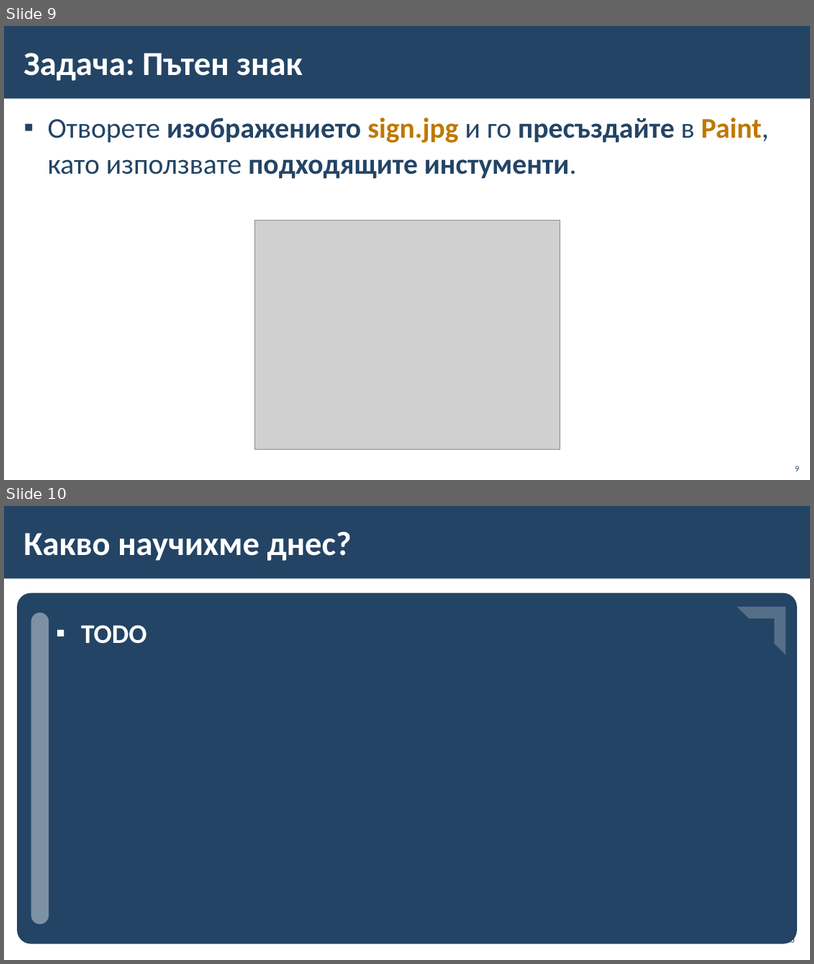
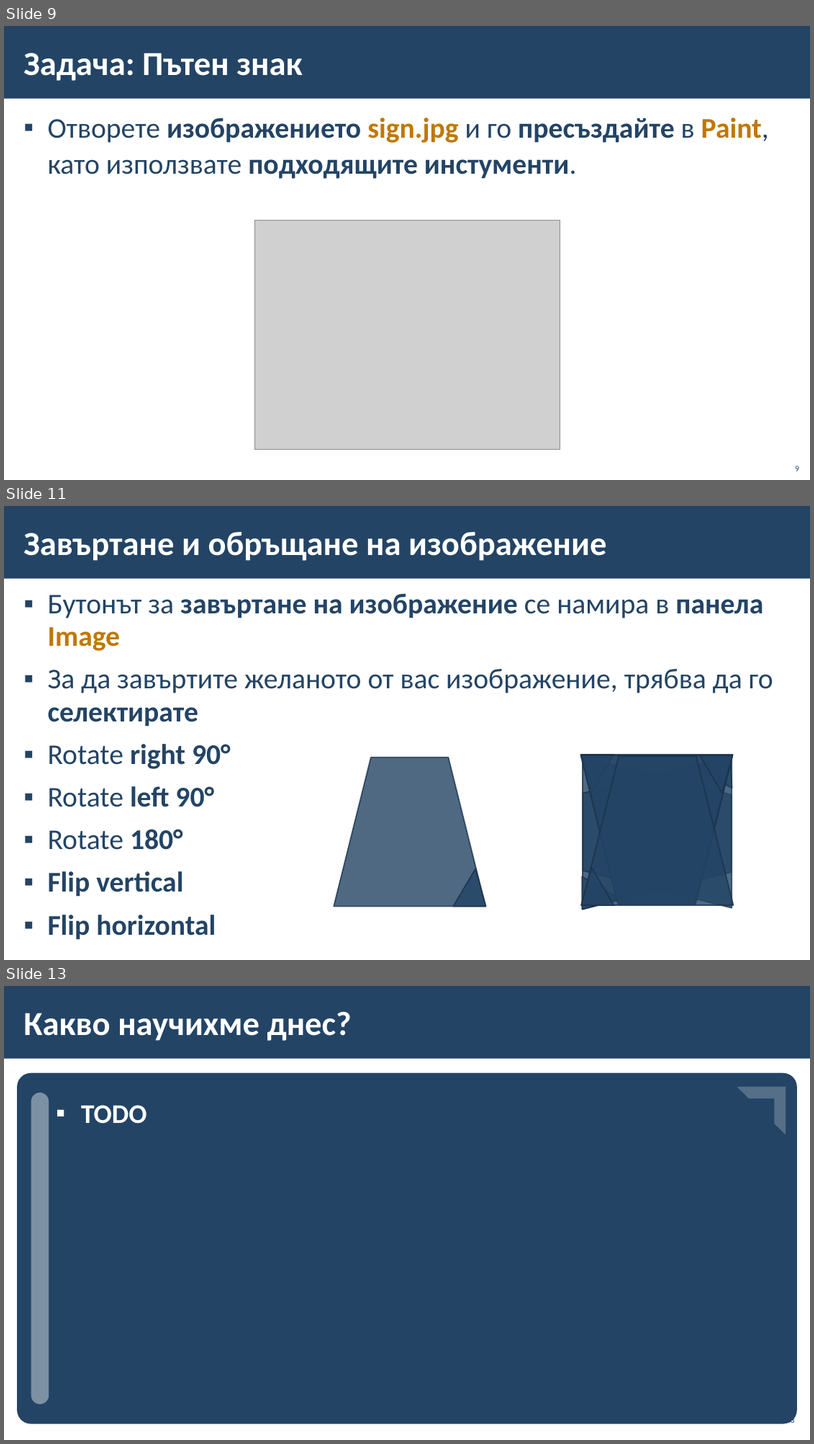
Before and after one commit to BG-IT-Edu/School-Programming, a slide deck: Courses/Computer-Modeling-and-IT/Computer-Modeling-and-IT-5-Class/14-Insert-Text-Into-a-Graphic-Image/14-Insert-Text-Into-a-Graphic-Image.pptx. Shown one above the other, each under a label of ours: slides 9 and 10 before the commit, slides 9, 11 and 13 after it; the slides between them are not shown. The pictures are 814x964 and 814x1444 pixels, drawn with LibreOffice and Linux fonts; fonts in the diff are those of the drawing; grey boxes stand for pictures; background and template pictures are left out. Boxes give left, top, right and bottom in pixels: in the first picture for what was removed or moved away, otherwise in the second. Text is boxed around its words. In the diff, an @@ line names an element or a change of style, - is before the commit and + after.

```diff
--- a/Courses/Computer-Modeling-and-IT/Computer-Modeling-and-IT-5-Class/14-Insert-Text-Into-a-Graphic-Image/14-Insert-Text-Into-a-Graphic-Image.pptx
+++ b/Courses/Computer-Modeling-and-IT/Computer-Modeling-and-IT-5-Class/14-Insert-Text-Into-a-Graphic-Image/14-Insert-Text-Into-a-Graphic-Image.pptx
@@ slide 11 added at (x1=4, y1=506, x2=810, y2=960), background #FFFFFF; not listed: 1 template element that a slide beside it also shows @@
@@ title added at (x1=23, y1=532, x2=607, y2=561), 40 pt, text #FFFFFF, bold @@
+Завъртане и обръщане на изображение
@@ text added at (x1=48, y1=593, x2=774, y2=939), 34 pt, text #234465, bold @@
+▪ Бутонът за завъртане на изображение се намира в панела Image
+▪ За да завъртите желаното от вас изображение, трябва да го селектирате
+▪ Rotate right 90°
+▪ Rotate left 90°
+▪ Rotate 180°
+▪ Flip vertical
+▪ Flip horizontal
@@ trapezoid added at (x1=334, y1=757, x2=486, y2=906), fill #234465 at 80% opacity, outline #1A334C 1.5 pt @@
@@ trapezoid added at (x1=581, y1=754, x2=733, y2=903), fill #234465 at 80% opacity, outline #1A334C 1.5 pt @@
@@ triangle added at (x1=581, y1=754, x2=615, y2=792), fill #234465 at 80% opacity, outline #1A334C 1.5 pt @@
@@ trapezoid added at (x1=581, y1=755, x2=733, y2=904), fill #234465 at 80% opacity, outline #1A334C 1.5 pt @@
@@ trapezoid added at (x1=582, y1=756, x2=734, y2=905), fill #234465 at 80% opacity, outline #1A334C 1.5 pt @@
@@ trapezoid added at (x1=584, y1=757, x2=732, y2=909), fill #234465 at 80% opacity, outline #1A334C 1.5 pt @@
@@ trapezoid added at (x1=584, y1=756, x2=732, y2=907), fill #234465 at 80% opacity, outline #1A334C 1.5 pt @@
@@ triangle added at (x1=694, y1=755, x2=733, y2=790), fill #234465 at 80% opacity, outline #1A334C 1.5 pt @@
@@ triangle added at (x1=700, y1=755, x2=733, y2=793), fill #234465 at 80% opacity, outline #1A334C 1.5 pt @@
@@ triangle added at (x1=453, y1=868, x2=486, y2=906), fill #234465 at 80% opacity, outline #1A334C 1.5 pt @@
@@ triangle added at (x1=581, y1=867, x2=615, y2=905), fill #234465 at 80% opacity, outline #1A334C 1.5 pt @@
@@ triangle added at (x1=582, y1=876, x2=620, y2=909), fill #234465 at 80% opacity, outline #1A334C 1.5 pt @@
@@ what was slide 10 is now slide 13 @@
```
Also in this commit, not shown: 1 slide changed, 2 other slides added.
